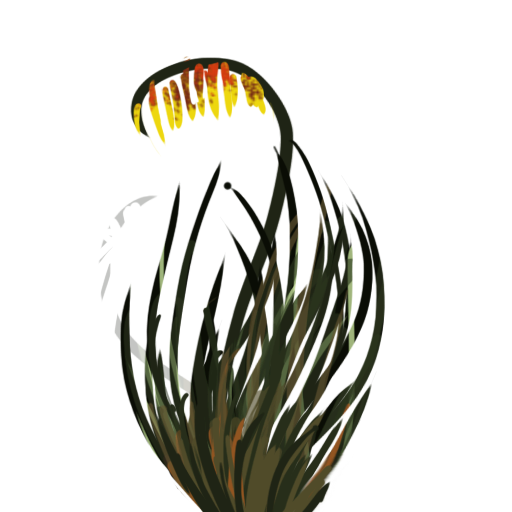
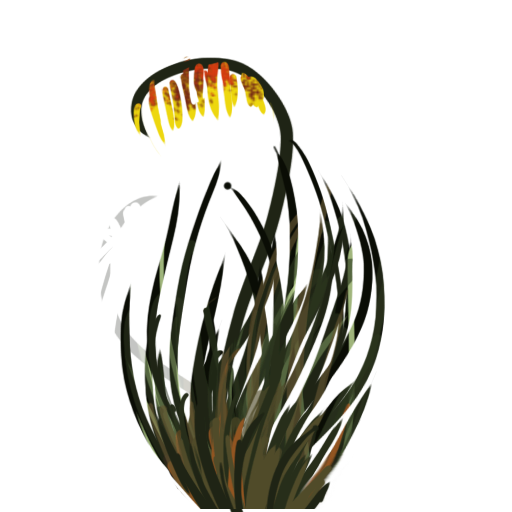
Two versions of the same layered image (512x512). Layer-by-layer changes:
painted on "Brightness/Contrast 1" over [200, 509, 318, 512]
